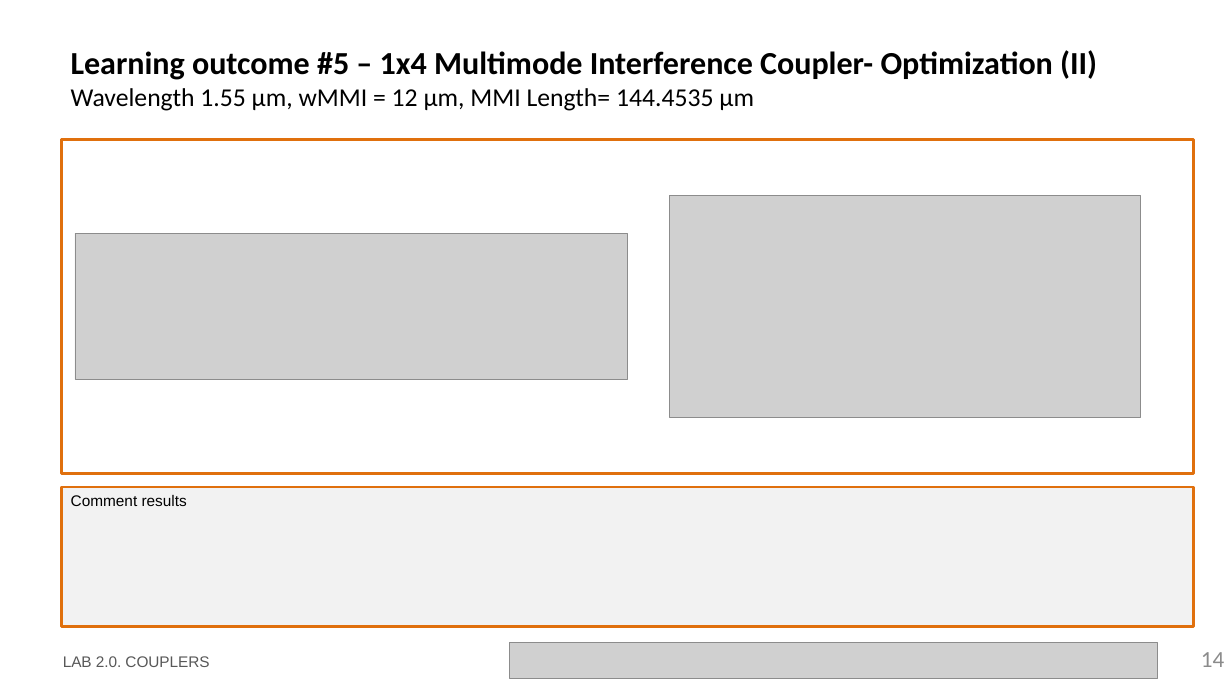
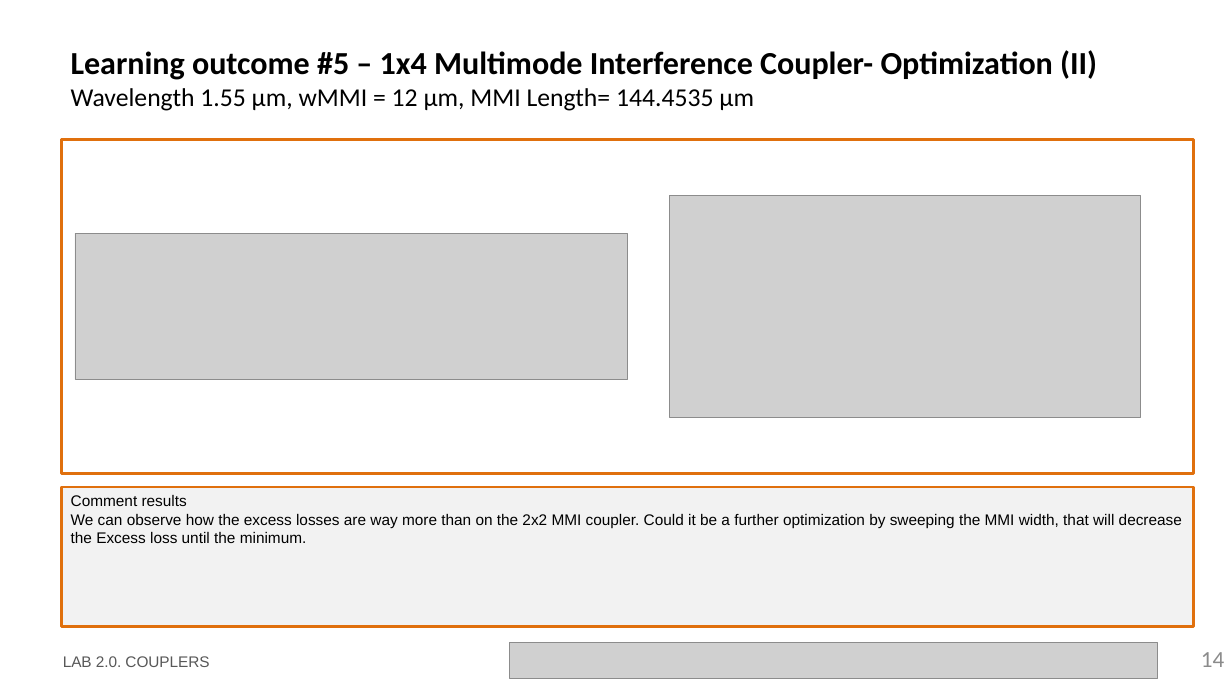
Before and after one commit to SergioC-upv/pic-upv-lab2, a slide deck: slide 14 of LabBook_20.pptx. Drawn at 1232x693 pixels with LibreOffice and Linux fonts; fonts in the diff are those of the drawing; grey boxes stand for pictures; background and template pictures are left out. Boxes give left, top, right and bottom in pixels: in the first picture for what was removed or moved away, otherwise in the second. Text is boxed around its words. In the diff, an @@ line names an element or a change of style, - is before the commit and + after.

```diff
--- a/LabBook_20.pptx
+++ b/LabBook_20.pptx
@@ text in rectangle at [71, 514, 1182, 543]: paragraph added @@
+We can observe how the excess losses are way more than on the 2x2 MMI coupler. Could it be a further optimization by sweeping the MMI width, that will decrease the Excess loss until the minimum.
```
Also in this commit, not shown: 11 other slides changed.
